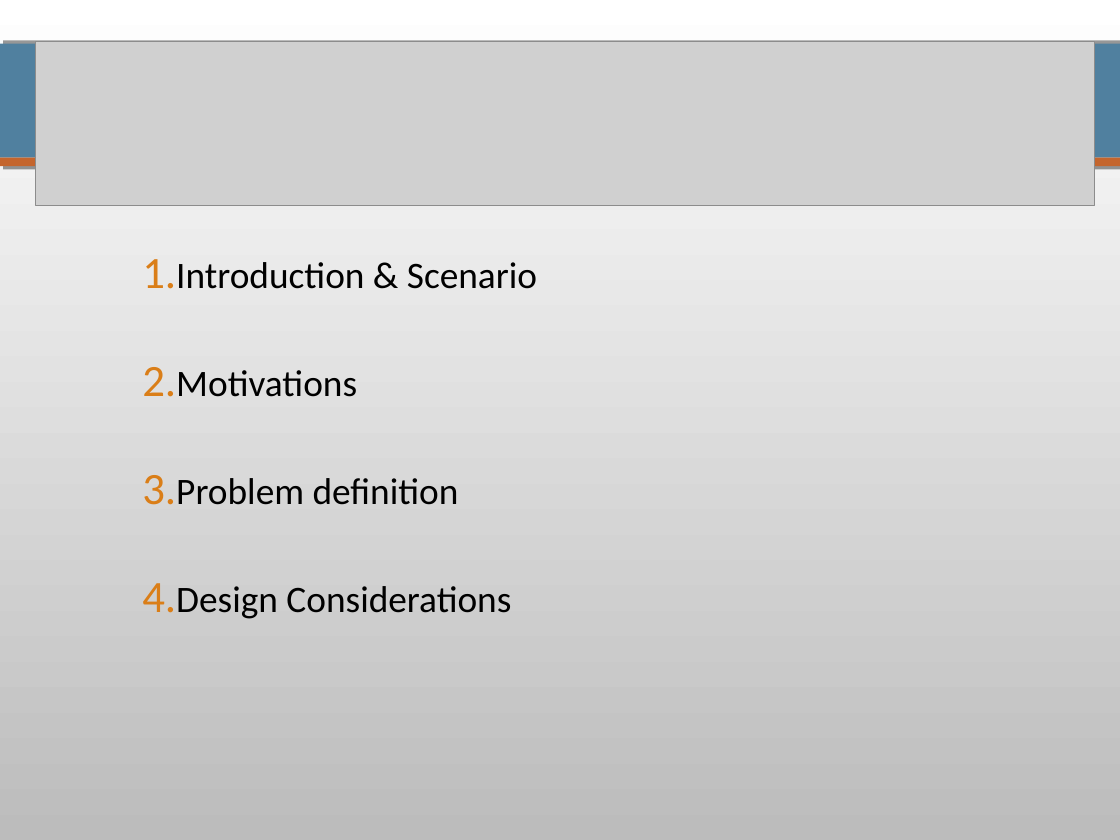
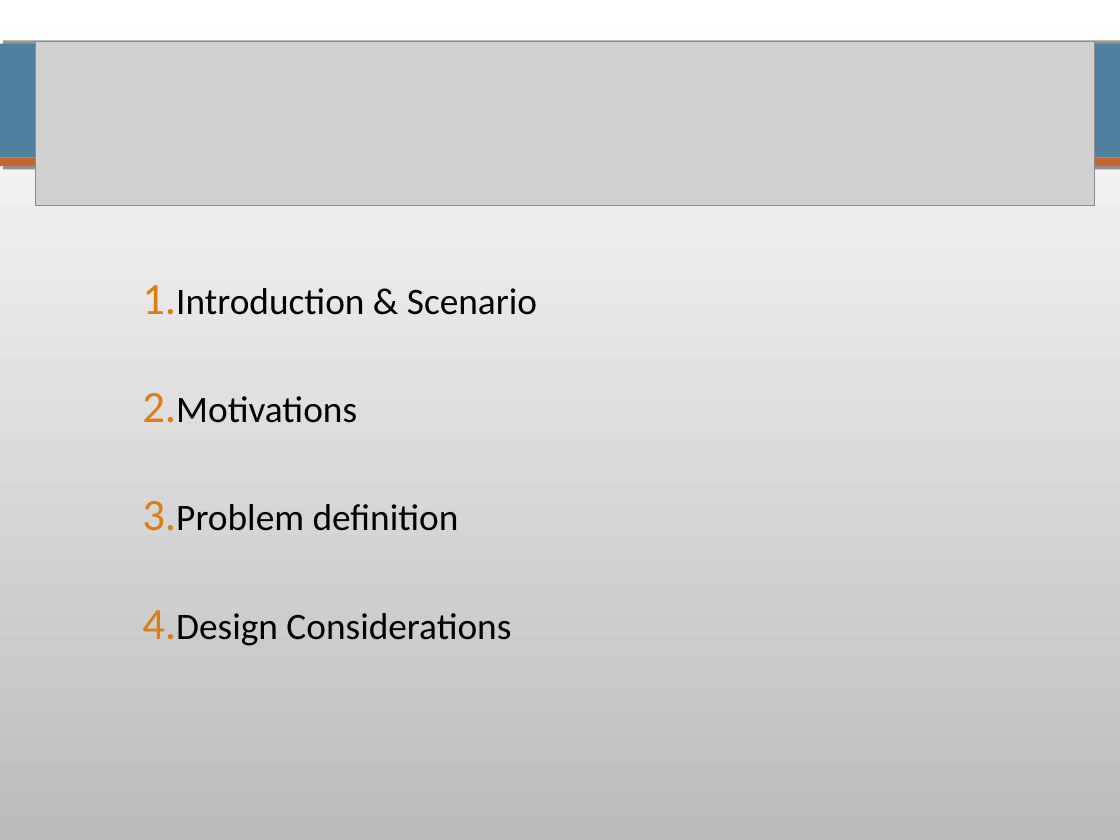
Before and after one commit to pierrealauzet/skemasnet, a slide deck: slide 2 of CS642_HGP_Proposal.ppt. Drawn at 1120x840 pixels with LibreOffice and Linux fonts; fonts in the diff are those of the drawing; grey boxes stand for pictures. Boxes give left, top, right and bottom in pixels: in the first picture for what was removed or moved away, otherwise in the second. Text is boxed around its words. In the diff, an @@ line names an element or a change of style, - is before the commit and + after.

```diff
--- a/CS642_HGP_Proposal.ppt
+++ b/CS642_HGP_Proposal.ppt
@@ text "Introduction & Scenario": place and size @@
-text "Introduction & Scenario" at <box>176,262,537,619</box>
+text "Introduction & Scenario" at <box>176,288,537,646</box>
```
Also in this commit, not shown: 9 other slides changed, 2 other files.
